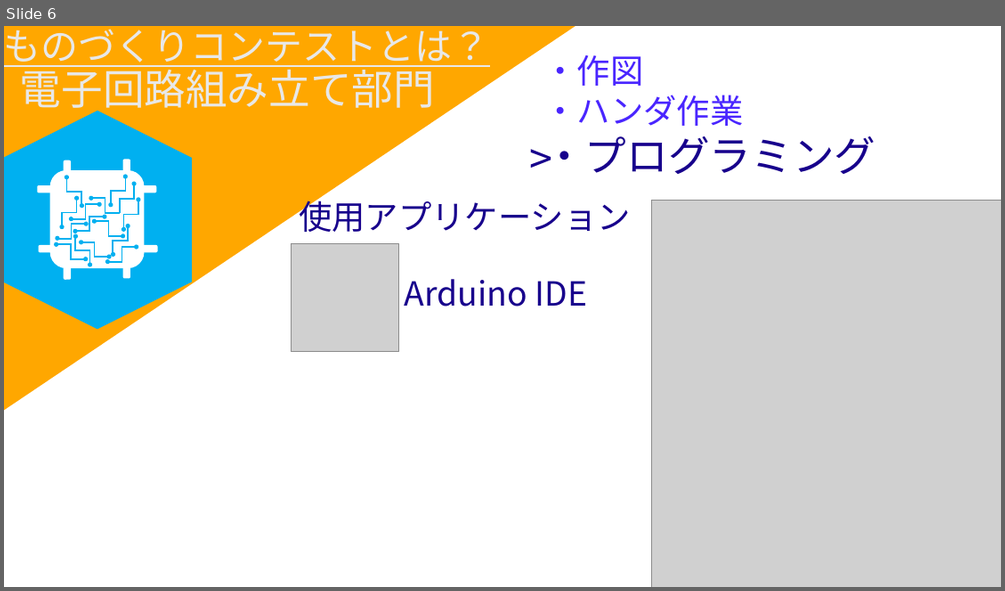
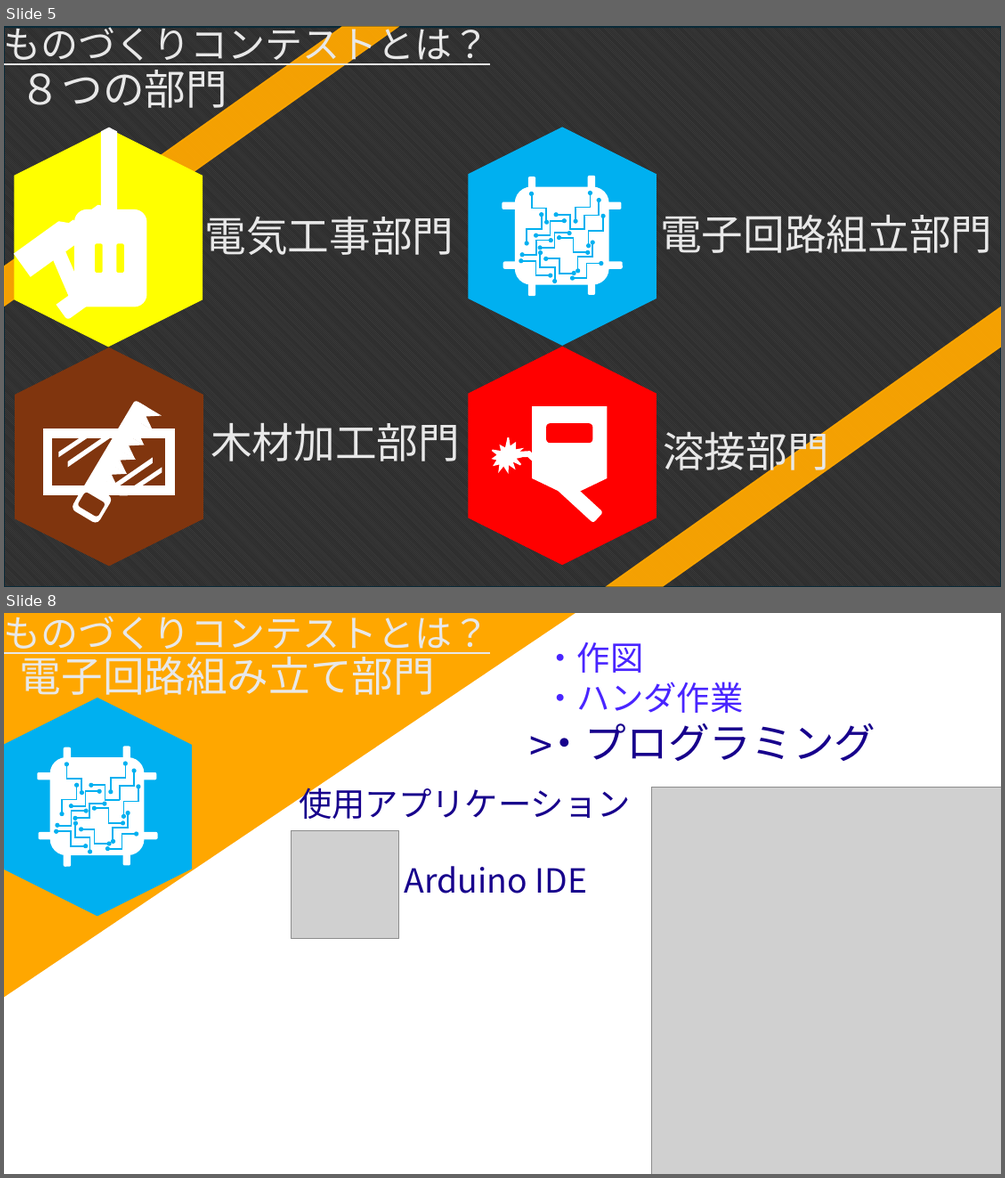
Before and after one commit to batakasu/procon, a slide deck: 添付フォルダ/～ものコン全国を目指して～ 動画用.pptx. Shown one above the other, each under a label of ours: slide 6 before the commit, slides 5 and 8 after it; the slides between them are not shown. The pictures are 1005x591 and 1005x1178 pixels, drawn with LibreOffice and Linux fonts; fonts in the diff are those of the drawing; grey boxes stand for pictures. Boxes give left, top, right and bottom in pixels: in the first picture for what was removed or moved away, otherwise in the second. Text is boxed around its words. In the diff, an @@ line names an element or a change of style, - is before the commit and + after.

```diff
--- a/添付フォルダ/～ものコン全国を目指して～ 動画用.pptx
+++ b/添付フォルダ/～ものコン全国を目指して～ 動画用.pptx
@@ slide 5 added at (4,26,1001,587), background #FFFFFF @@
@@ rectangle added at (4,27,1001,587), fill pattern #D1D1D1 on #3A3A3A, outline #092A39 1.5 pt @@
@@ rectangle added at (4,27,1001,587), fill #262626 at 75% opacity, outline #092A39 1.5 pt @@
@@ diag stripe added at (4,27,397,305), fill #FFA700 at 95% opacity, outline #FFA700 1.5 pt @@
@@ text added at (4,26,490,68), 36 pt, text #E8E8E8, underline @@
+ものづくりコンテストとは？
@@ text added at (20,63,227,115), 40 pt, text #E8E8E8 @@
+８つの部門
@@ group added at (15,128,202,346): 3 rounded rectangles, 2 rectangles, 2 snip same rects, 1 hexagon, 1 pentagon arrow, 1 snip round rect @@
@@ text added at (205,216,454,255), 40 pt, text #E8E8E8 @@
+電気工事部門
@@ group added at (469,127,656,345): 28 ellipses, 15 elbow lines, 5 rounded rectangles, 1 hexagon @@
@@ text added at (660,215,992,253), 40 pt, text #E8E8E8 @@
+電子回路組立部門
@@ diag stripe added at (607,307,1001,586), fill #FFA700 at 95% opacity, outline #FFA700 1.5 pt @@
@@ text added at (210,423,460,461), 40 pt, text #E8E8E8 @@
+木材加工部門
@@ text added at (663,427,829,478), 40 pt, text #E8E8E8 @@
+溶接部門
@@ group added at (16,348,202,565): 12 right triangles, 4 diag stripes, 3 rounded rectangles, 1 hexagon, 1 frame @@
@@ group added at (469,347,656,564): 4 rounded rectangles, 1 hexagon, 1 flow chart offpage connector, 1 irregular seal @@
@@ what was slide 6 is now slide 8 @@
```
Also in this commit, not shown: 4 slides changed, 2 other slides added, 1 slide removed, 32 other files.
